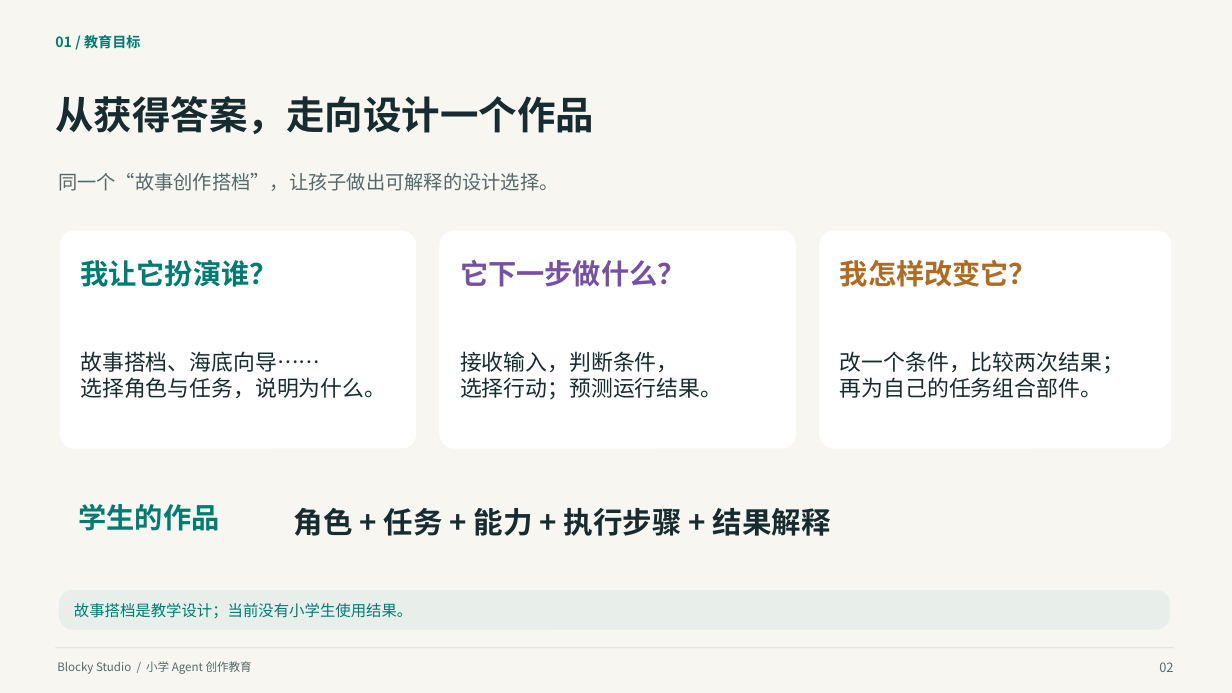
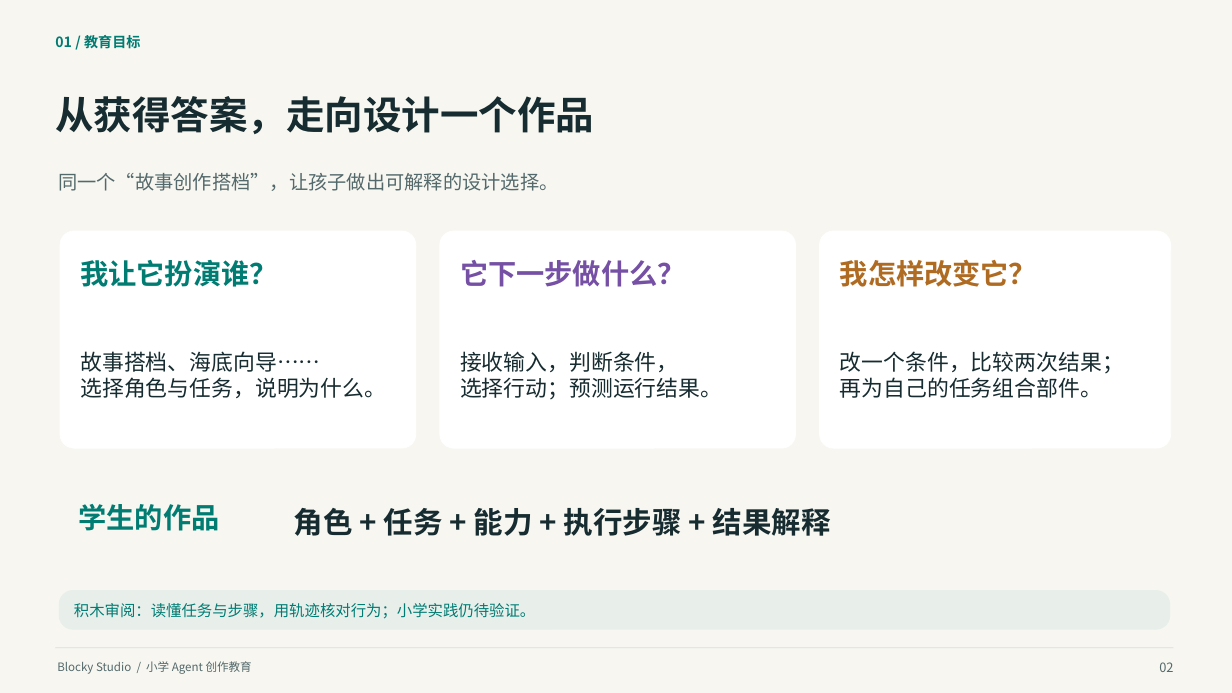
Before and after one commit to q2955161835-debug/Blocky-AI, a slide deck: slide 2 of doc/交付/2026-10-03-答辩与商业计划书/Blocky-Studio-小学Agent创作教育-2026-10-03.pptx. Drawn at 1232x693 pixels with LibreOffice and Linux fonts; fonts in the diff are those of the drawing. Boxes give left, top, right and bottom in pixels: in the first picture for what was removed or moved away, otherwise in the second. Text is boxed around its words. In the diff, an @@ line names an element or a change of style, - is before the commit and + after.

```diff
--- a/doc/交付/2026-10-03-答辩与商业计划书/Blocky-Studio-小学Agent创作教育-2026-10-03.pptx
+++ b/doc/交付/2026-10-03-答辩与商业计划书/Blocky-Studio-小学Agent创作教育-2026-10-03.pptx
@@ text at (74, 603, 535, 619): text changed @@
-故事搭档是教学设计；当前没有小学生使用结果。
+积木审阅：读懂任务与步骤，用轨迹核对行为；小学实践仍待验证。
```
Also in this commit, not shown: 1 other slide changed, 32 other files.
